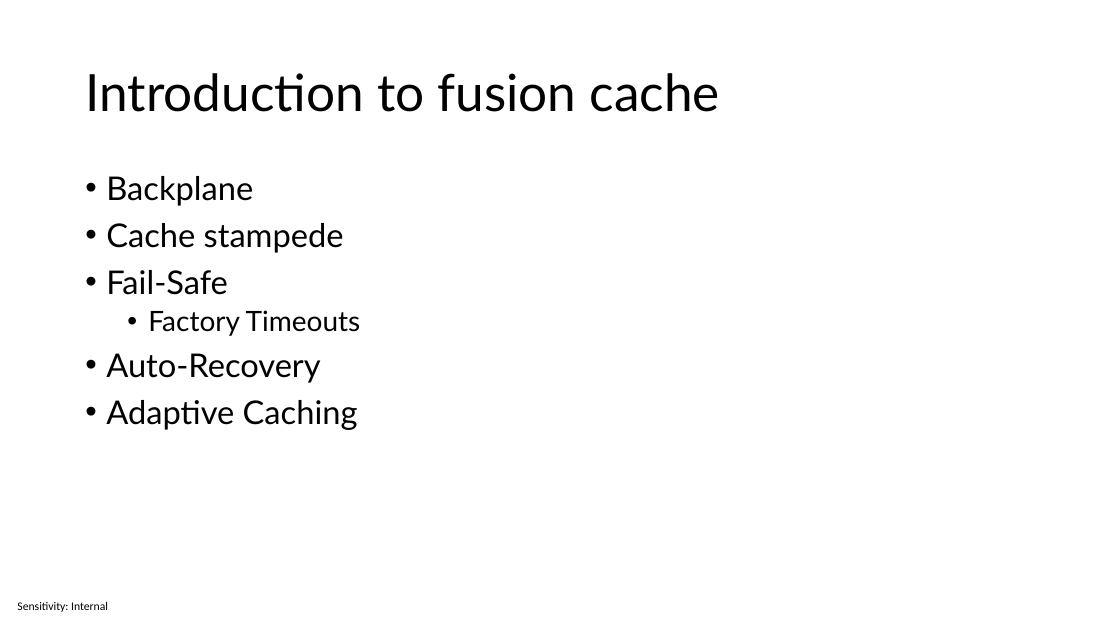
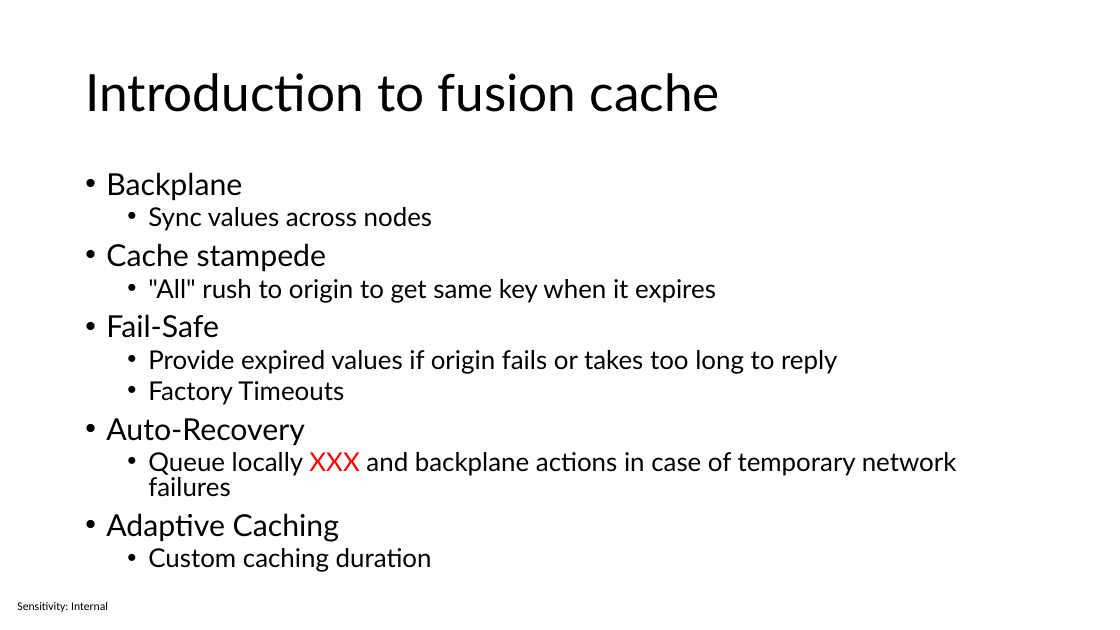
Before and after one commit to sabbadino/cache-like-a-pro-fusion-cache, a slide deck: slide 12 of cache-like-a-pro.pptx. Drawn at 1120x630 pixels with LibreOffice and Linux fonts; fonts in the diff are those of the drawing. Boxes give left, top, right and bottom in pixels: in the first picture for what was removed or moved away, otherwise in the second. Text is boxed around its words. In the diff, an @@ line names an element or a change of style, - is before the commit and + after.

```diff
--- a/cache-like-a-pro.pptx
+++ b/cache-like-a-pro.pptx
@@ text at (106, 172, 344, 541): size 28 to 25.9 pt in "Backplane", "Cache stampede", "Fail-Safe", "Auto-Recovery" and 1 more places; size 24 to 22.2 pt in "Factory Timeouts"; line spacing 0.9 to 0.8 @@
@@ text at (148, 207, 432, 231): paragraph added @@
+  • Sync values across nodes
@@ text at (148, 279, 716, 303): paragraph added @@
+  • "All" rush to origin to get same key when it expires
@@ text at (148, 350, 837, 374): paragraph added @@
+  • Provide expired values if origin fails or takes too long to reply
@@ text at (148, 452, 957, 497): paragraph added @@
+  • Queue locally XXX and backplane actions in case of temporary network failures
@@ text at (148, 548, 432, 572): paragraph added @@
+  • Custom caching duration
```
Also in this commit, not shown: 5 other slides changed, 2 slides added, 1 slide removed.
